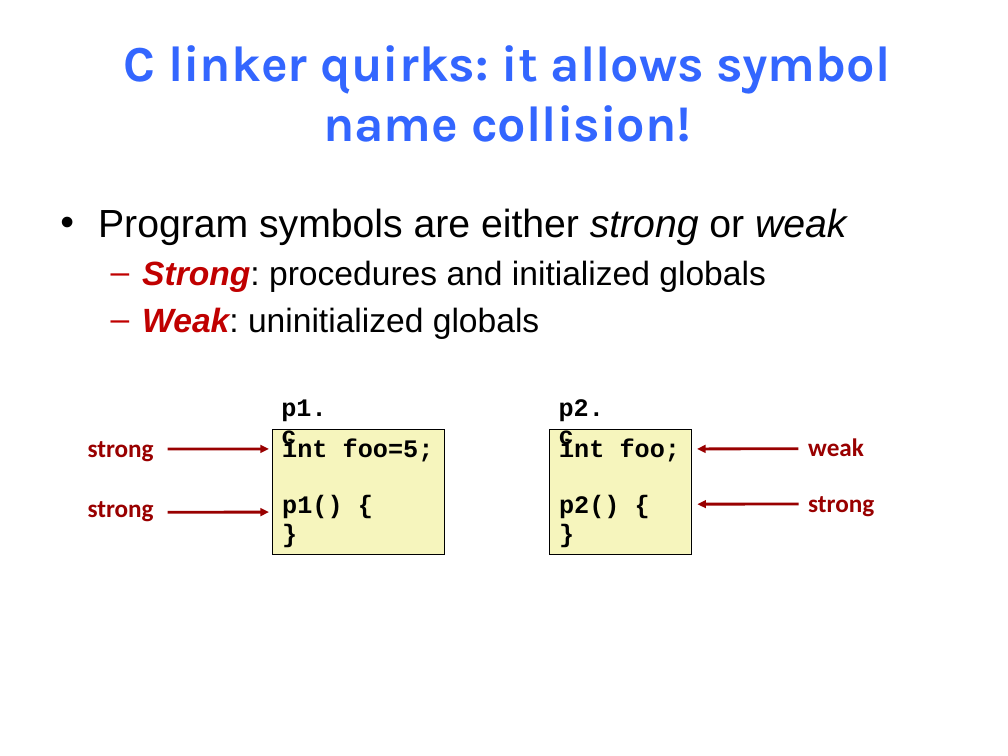
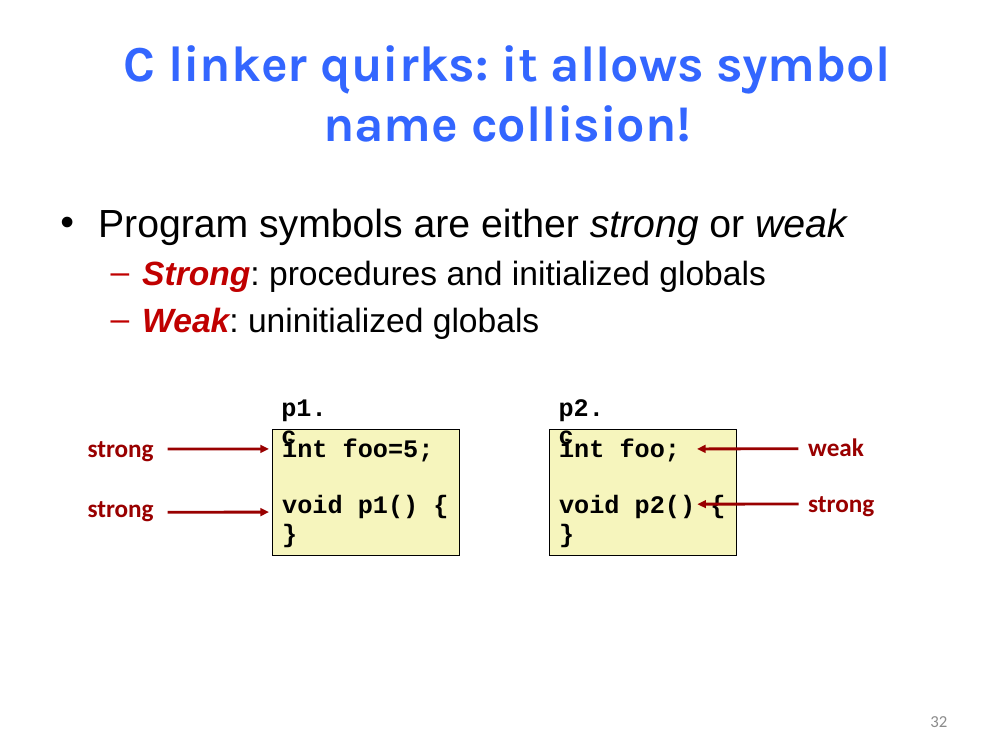
Before and after one commit to NYU-CSO/nyu-cso.github.io, a slide deck: slide 32 of notes/13-optimization-linking.pptx (slide 31 before the commit). Drawn at 1008x756 pixels with LibreOffice and Linux fonts; fonts in the diff are those of the drawing. Boxes give left, top, right and bottom in pixels: in the first picture for what was removed or moved away, otherwise in the second. Text is boxed around its words. In the diff, an @@ line names an element or a change of style, - is before the commit and + after.

```diff
--- a/notes/13-optimization-linking.pptx
+++ b/notes/13-optimization-linking.pptx
@@ rectangle "int foo=5;": place and size @@
-rectangle "int foo=5;" at bbox=[272, 429, 445, 554]
+rectangle "int foo=5;" at bbox=[272, 429, 460, 555]
@@ rectangle "int foo;": place and size @@
-rectangle "int foo;" at bbox=[549, 429, 690, 554]
+rectangle "int foo;" at bbox=[549, 429, 737, 555]
@@ text in rectangle at bbox=[282, 495, 418, 519]: text changed @@
-p1() {
+void p1() {
@@ text in rectangle at bbox=[559, 495, 695, 519]: text changed @@
-p2() {
+void p2() {
@@ page number added at bbox=[930, 716, 947, 727], 12 pt, text #8C8C8C @@
+32
```
Also in this commit, not shown: 39 other slides changed, 2 slides added, 3 other files.
